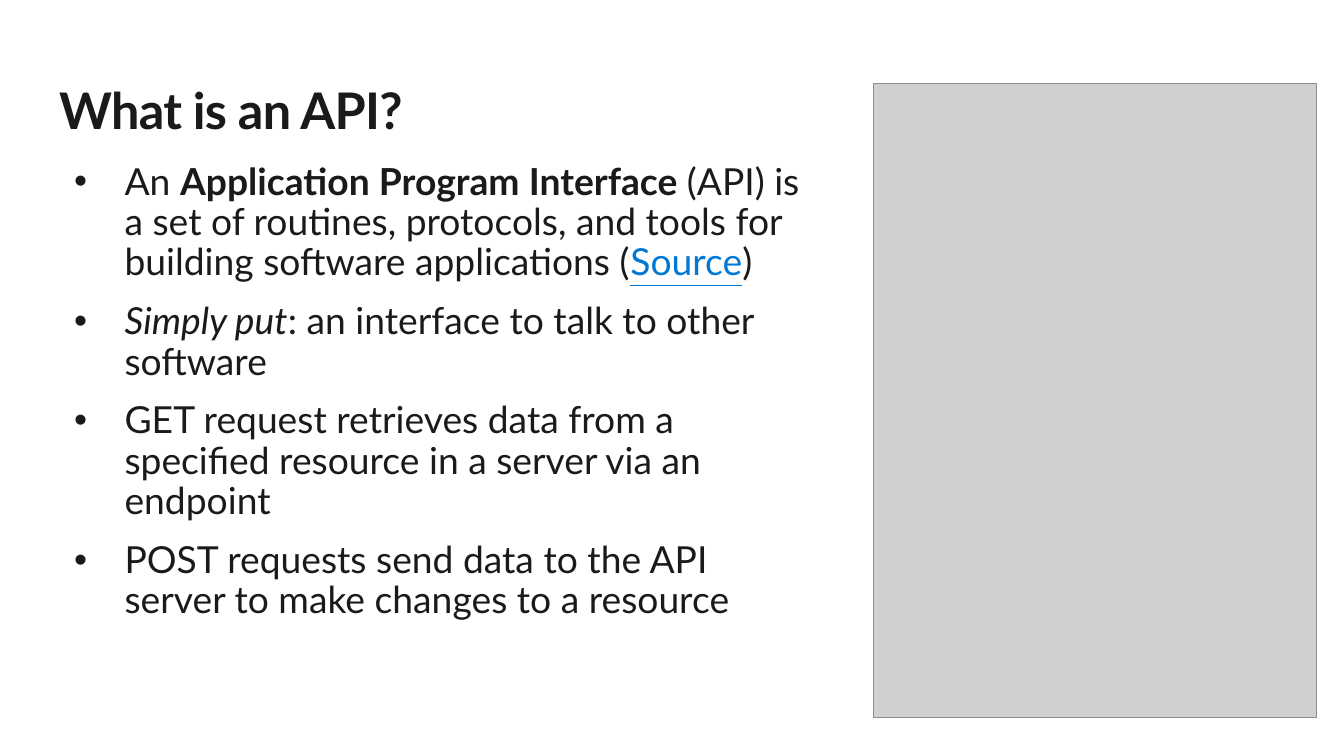
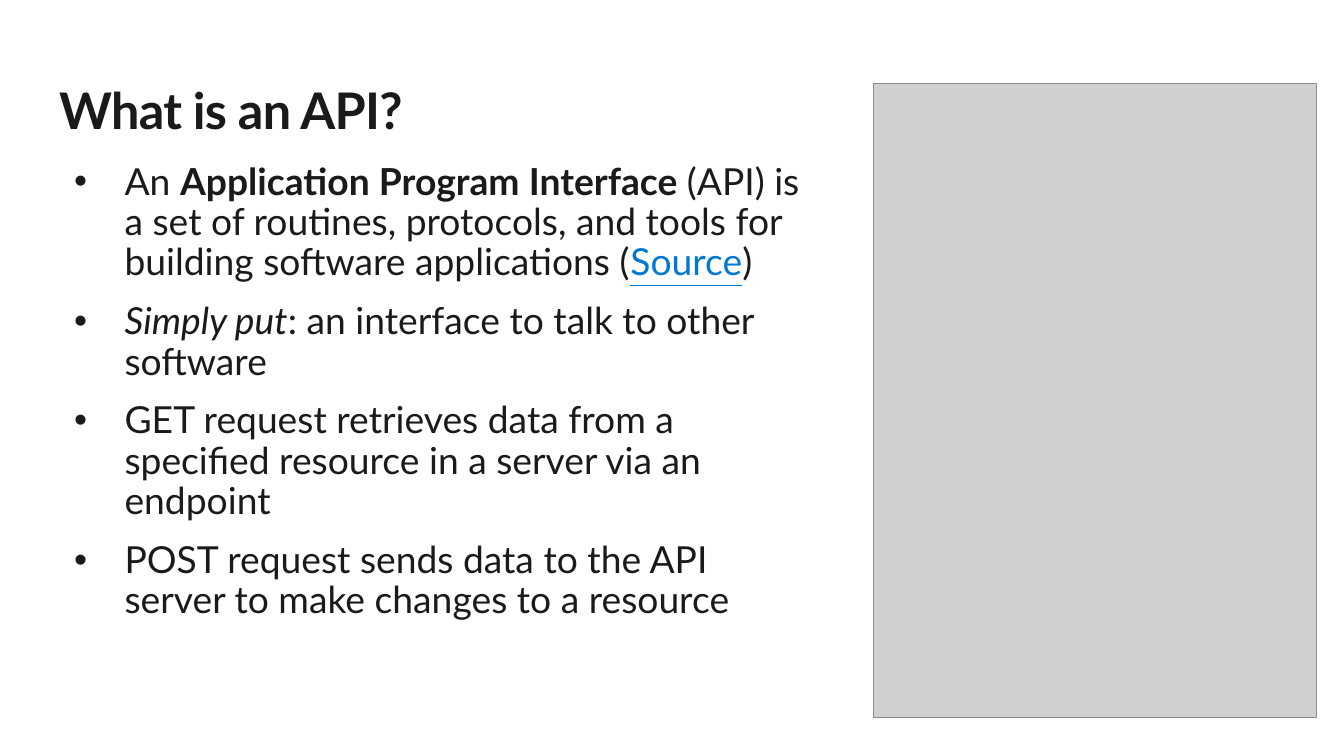
Before and after one commit to evelynluw/ucbazureworkshop, a slide deck: slide 3 of UC Berkeley Datathon Workshop.pptx. Drawn at 1344x756 pixels with LibreOffice and Linux fonts; fonts in the diff are those of the drawing; grey boxes stand for pictures; background and template pictures are left out. Boxes give left, top, right and bottom in pixels: in the first picture for what was removed or moved away, otherwise in the second. Text is boxed around its words. In the diff, an @@ line names an element or a change of style, - is before the commit and + after.

```diff
--- a/UC Berkeley Datathon Workshop.pptx
+++ b/UC Berkeley Datathon Workshop.pptx
@@ text at (125, 545, 729, 620): text changed @@
-• POST requests send data to the API server to make changes to a resource
+• POST request sends data to the API server to make changes to a resource
```
Also in this commit, not shown: 4 other slides changed, 1 slide added, 1 slide removed.
